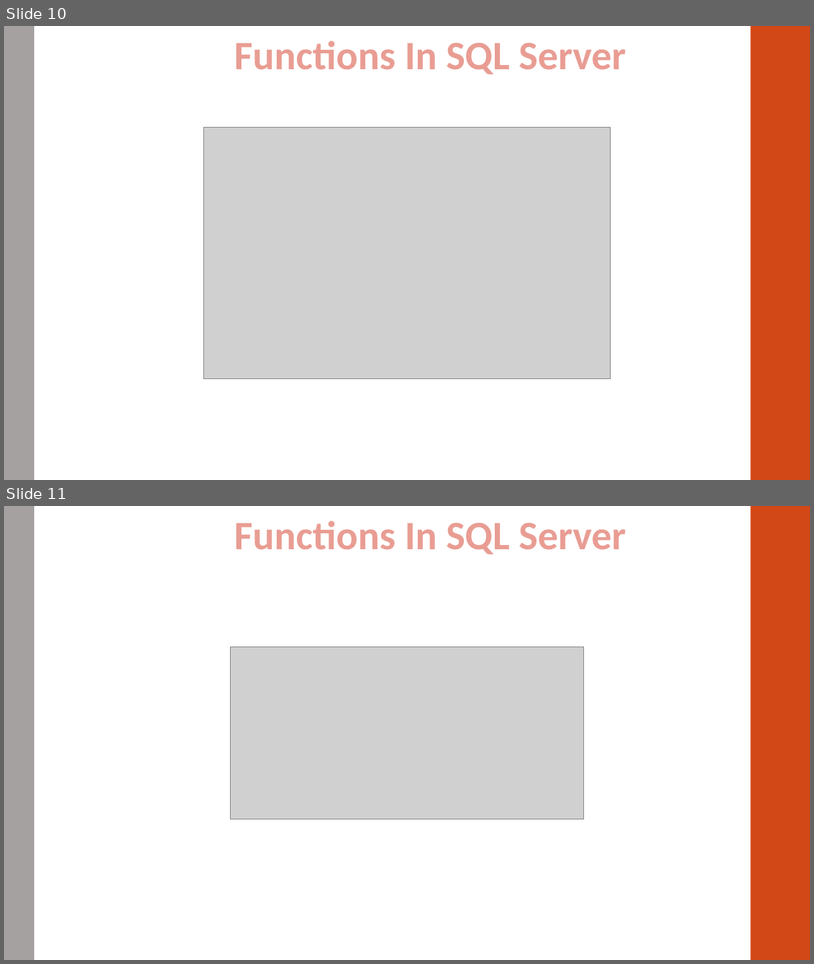
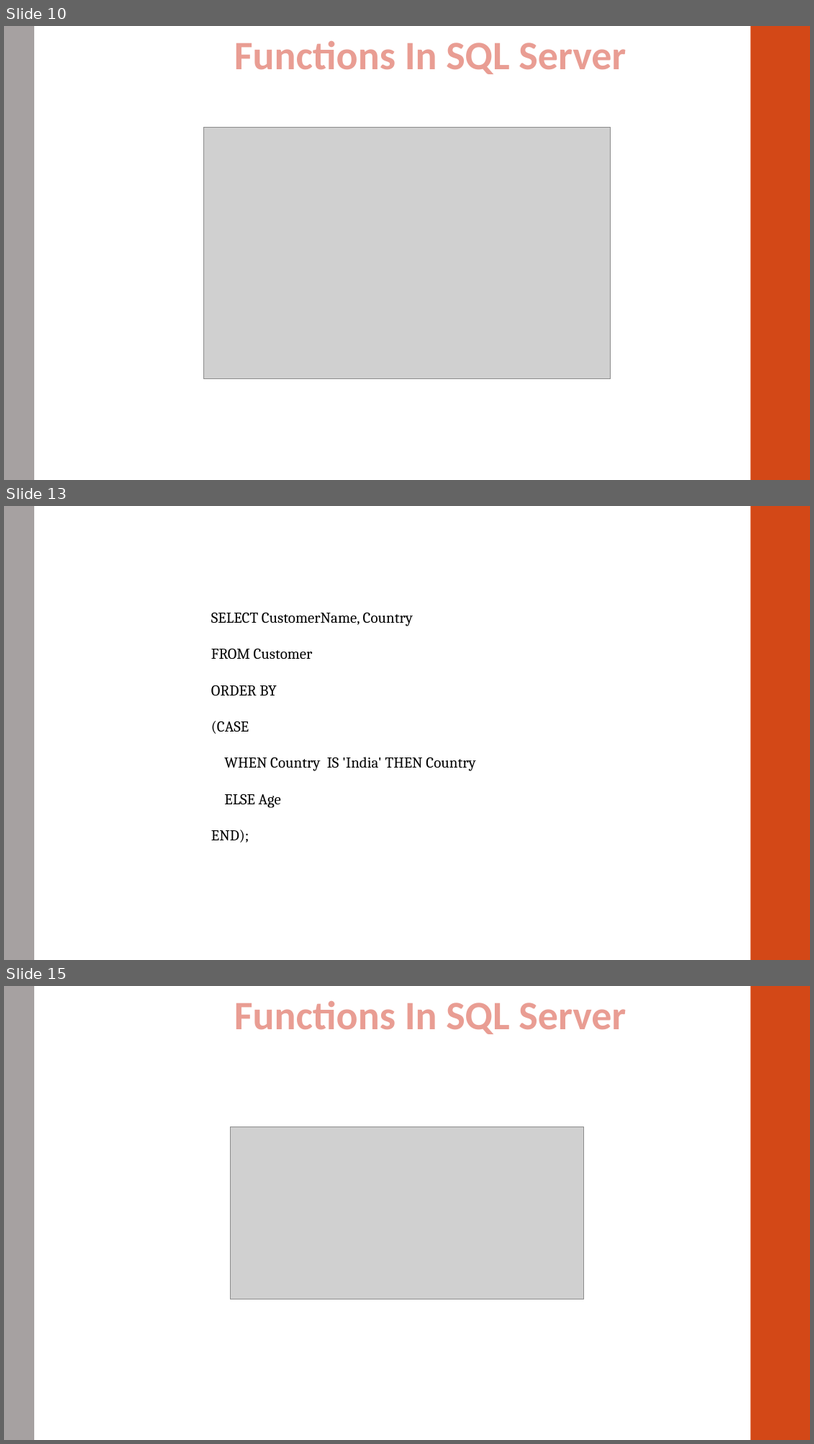
Before and after one commit to A-Wahab-Aamir/HDSE-1, a slide deck: SQL_SERVER/INTRODUCTION_TO_SQL(4) (function).pptx. Shown one above the other, each under a label of ours: slides 10 and 11 before the commit, slides 10, 13 and 15 after it; the slides between them are not shown. The pictures are 814x964 and 814x1444 pixels, drawn with LibreOffice and Linux fonts; fonts in the diff are those of the drawing; grey boxes stand for pictures. Boxes give left, top, right and bottom in pixels: in the first picture for what was removed or moved away, otherwise in the second. Text is boxed around its words. In the diff, an @@ line names an element or a change of style, - is before the commit and + after.

```diff
--- a/SQL_SERVER/INTRODUCTION_TO_SQL(4) (function).pptx
+++ b/SQL_SERVER/INTRODUCTION_TO_SQL(4) (function).pptx
@@ slide 13 added at (x1=4, y1=506, x2=810, y2=960), background #FFFFFF; not listed: 2 template elements that a slide beside it also shows @@
@@ text added at (x1=211, y1=612, x2=476, y2=842), 18 pt, text #000000 @@
+SELECT CustomerName, Country
+FROM Customer
+ORDER BY
+(CASE
+WHEN Country IS 'India' THEN Country
+ELSE Age
+END);
@@ what was slide 11 is now slide 15 @@
```
Also in this commit, not shown: 3 other slides added.
